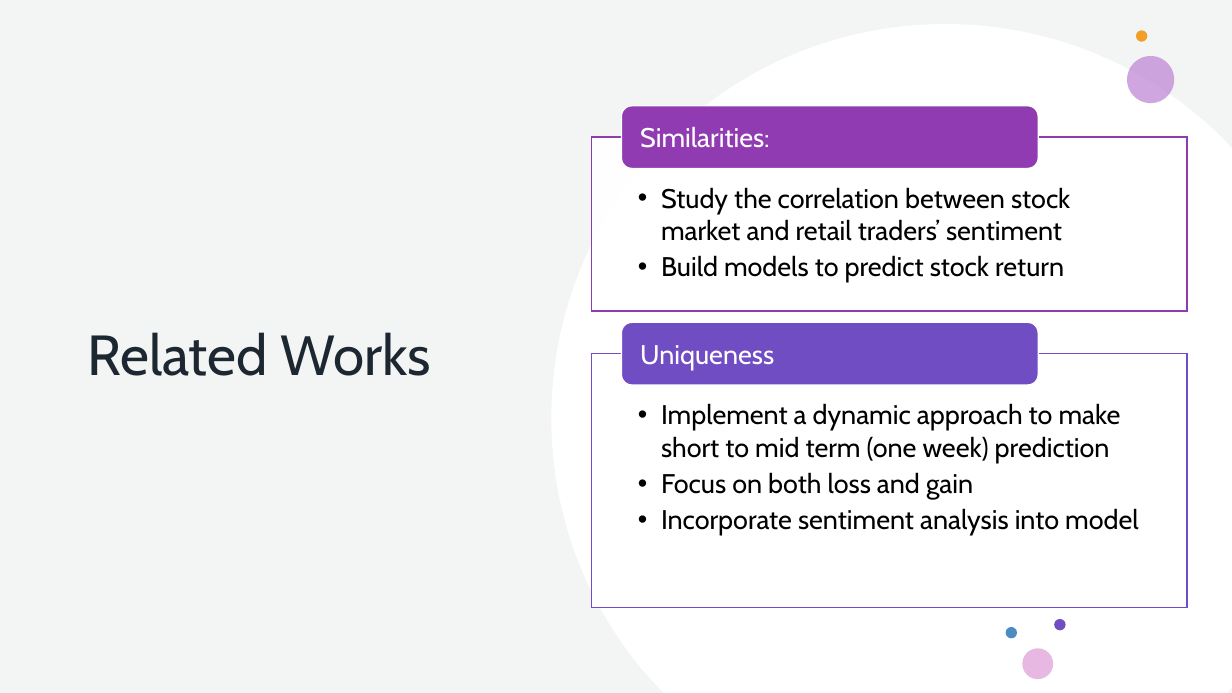
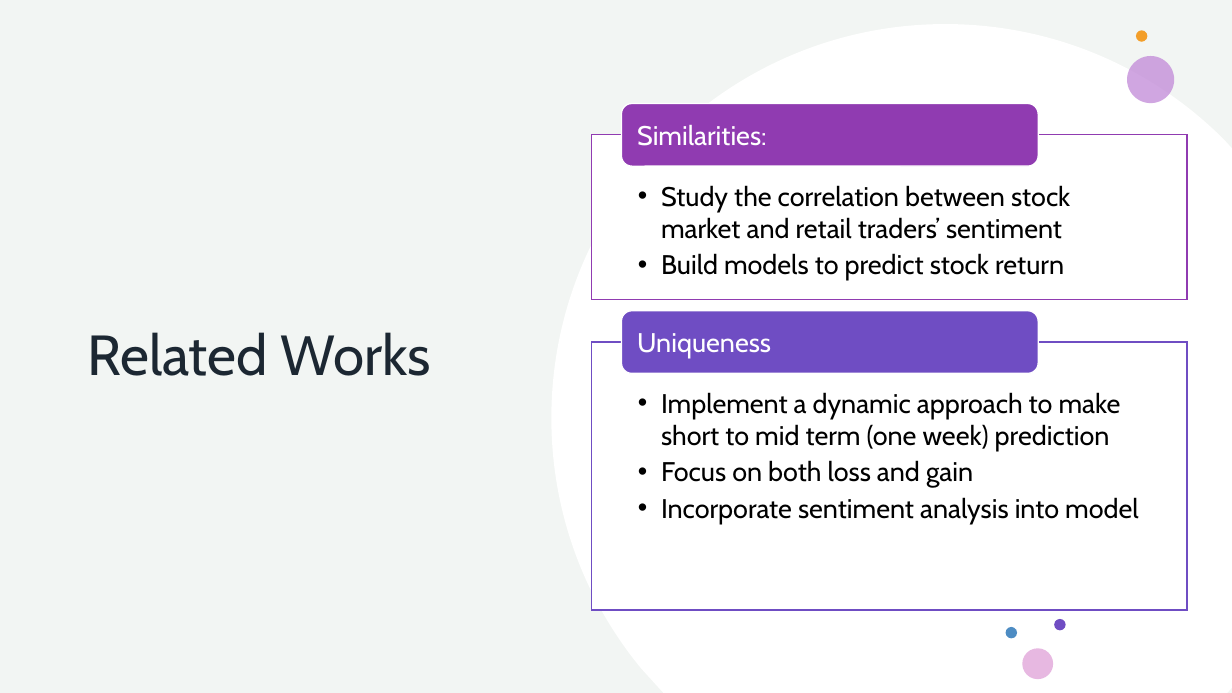
Before and after one commit to howie-zeng/Analyzing-Retail-Sentiment-and-Detecting-Trading-Signals, a slide deck: slide 4 of Presentation.pptx. Drawn at 1232x693 pixels with LibreOffice and Linux fonts; fonts in the diff are those of the drawing. Boxes give left, top, right and bottom in pixels: in the first picture for what was removed or moved away, otherwise in the second. Text is boxed around its words. In the diff, an @@ line names an element or a change of style, - is before the commit and + after.

```diff
--- a/Presentation.pptx
+++ b/Presentation.pptx
@@ rectangle: place and size @@
-rectangle at bbox=[592, 137, 1187, 311]
+rectangle at bbox=[592, 135, 1187, 299]
@@ text "Uniqueness": place and size @@
-text "Uniqueness" at bbox=[640, 345, 774, 370]
+text "Uniqueness" at bbox=[637, 333, 771, 359]
@@ rounded rectangle: place and size @@
-rounded rectangle at bbox=[622, 323, 1039, 385]
+rounded rectangle at bbox=[622, 311, 1039, 373]
@@ rounded rectangle at bbox=[622, 311, 1039, 373]: fill #704DC3 to #6F4DC3 @@
@@ text "Implement a dynamic approach to ...": place and size @@
-text "Implement a dynamic approach to ..." at bbox=[661, 403, 1139, 536]
+text "Implement a dynamic approach to ..." at bbox=[661, 392, 1139, 524]
@@ rectangle: place and size @@
-rectangle at bbox=[592, 354, 1187, 608]
+rectangle at bbox=[592, 342, 1187, 610]
@@ rectangle at bbox=[592, 342, 1187, 610]: outline #704DC3 1 pt to #6F4DC3 1 pt @@
```
Also in this commit, not shown: 4 other slides changed, 1 slide added, 1 slide removed.
